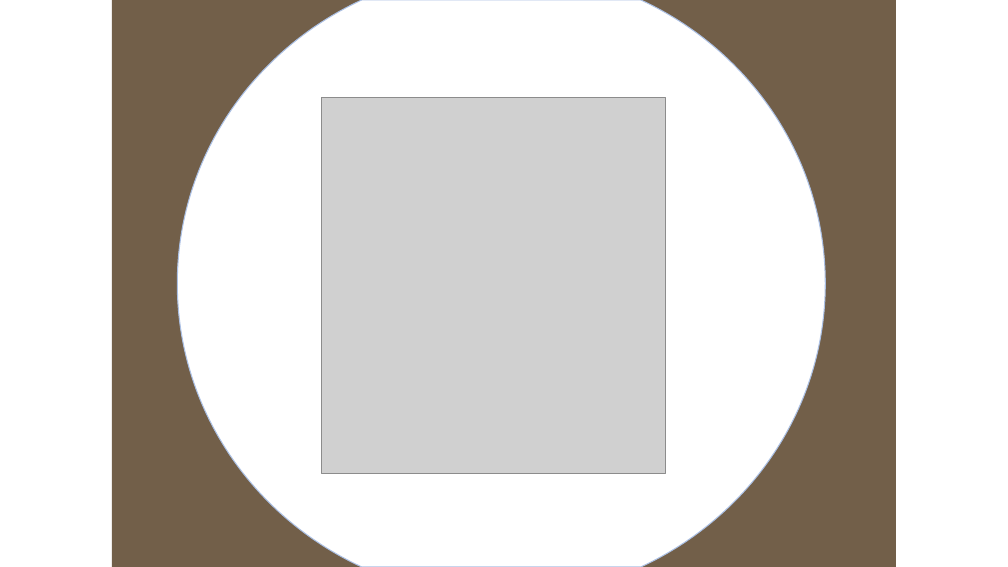
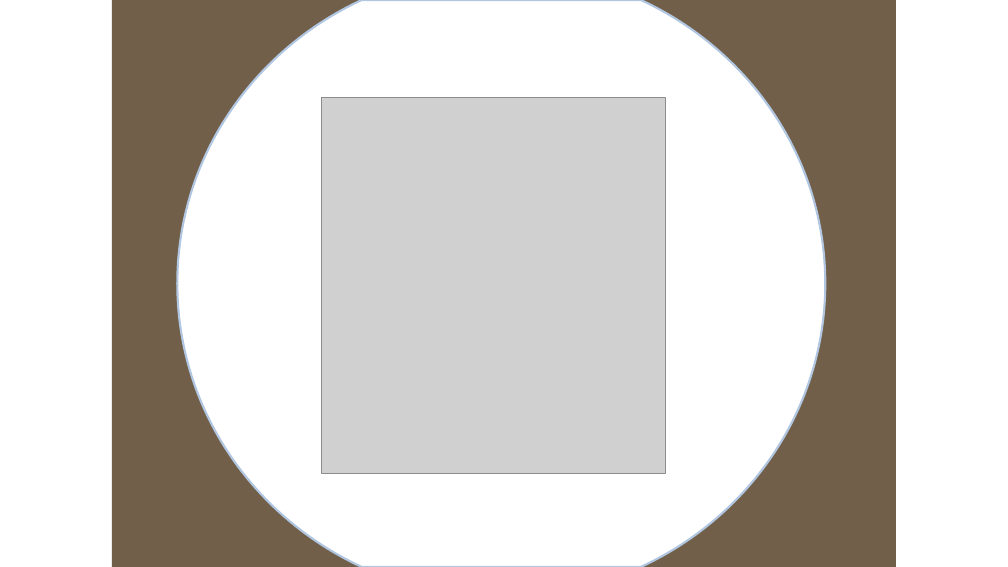
Before and after one commit to ashleyp1/BCB546X_Final_Project, a slide deck: slide 1 of PowerPoint Presentation for Final.pptx. Drawn at 1008x567 pixels with LibreOffice and Linux fonts; fonts in the diff are those of the drawing; grey boxes stand for pictures; background and template pictures are left out. Boxes give left, top, right and bottom in pixels: in the first picture for what was removed or moved away, otherwise in the second. Text is boxed around its words. In the diff, an @@ line names an element or a change of style, - is before the commit and + after.

```diff
--- a/PowerPoint Presentation for Final.pptx
+++ b/PowerPoint Presentation for Final.pptx
@@ freeform shape at bbox=[178, 0, 826, 567]: outline #BEBCBC 1 pt to #D0CAAC 2 pt @@
```
Also in this commit, not shown: 13 other slides changed, 5 slides added, 2 other files.
